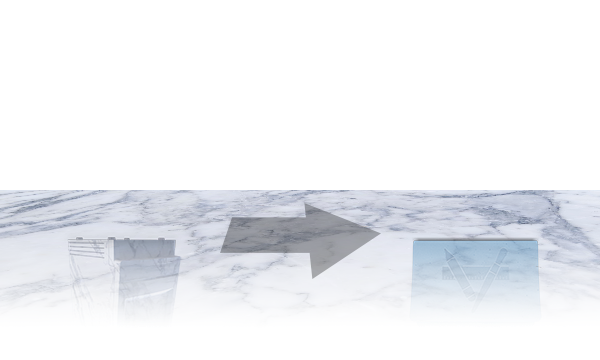
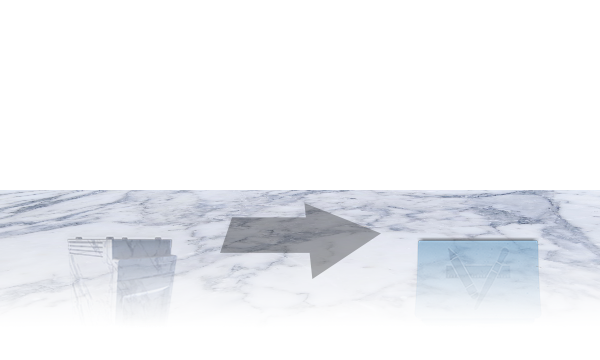
Two versions of the same layered image (600×360). Layer-by-layer changes:
painted on "Layer 6 copy" over [left=410, top=237, right=542, bottom=324]
painted on "Layer 5" over [left=67, top=233, right=182, bottom=323]
